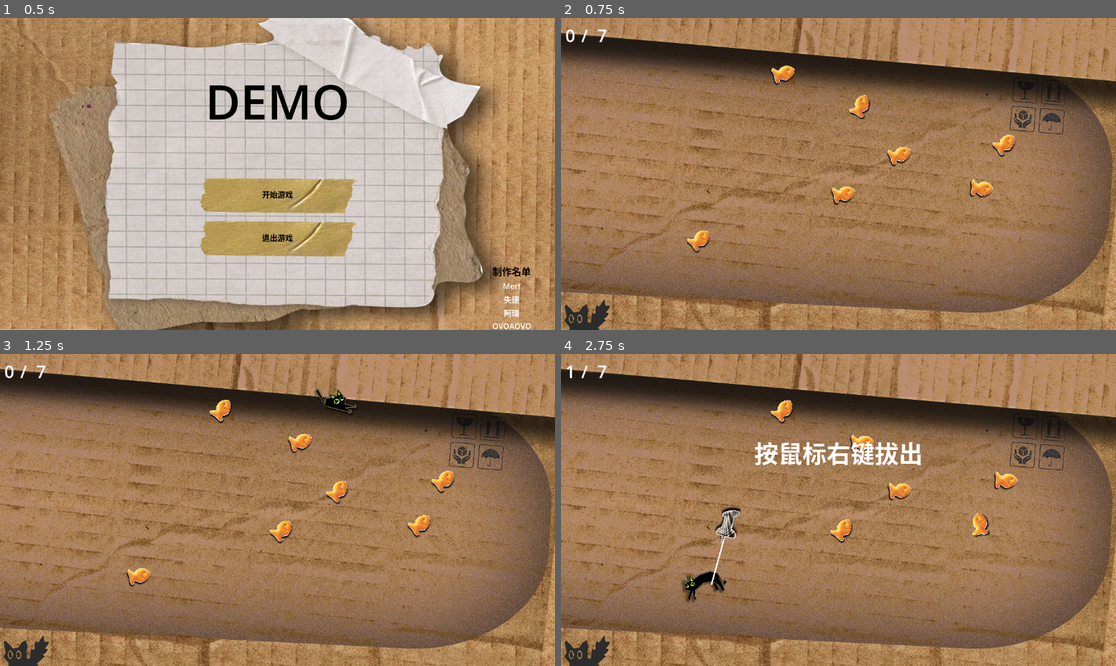
Above: before the commit, frames 1-4 (two rows, left to right).
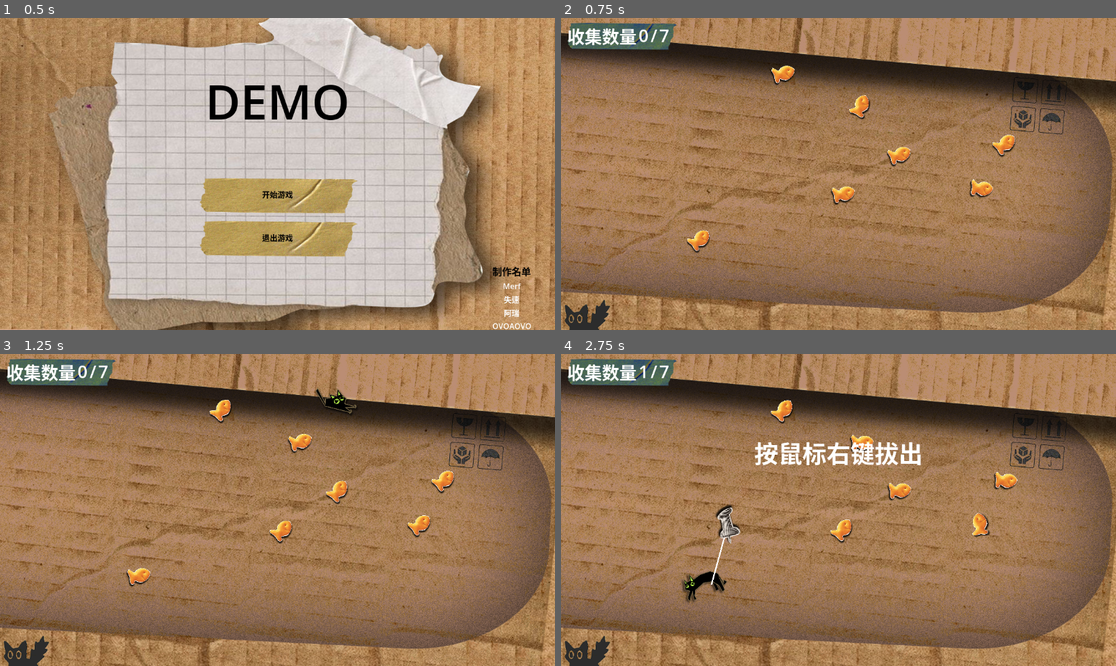
Above: after the commit, the same moments.

Repository: OVOAOVO/hajimi
Game: Godot game, scene res://level/开始界面.tscn
Two runs of this game, one before a commit and one after it. Both use one fixed random seed, a clock stepped at 60 frames per second and the inputs below. The engine's default icon, where the game draws it, is replaced by a stand-in: a white triangle on a blue panel in a dark square.
Inputs (mouse positions are in pixels of both pictures, inside the frame that each line leads up to):
- Up to frame 1 (0.5 s): no input
- Up to frame 2 (0.75 s): click "开始游戏" at 0.5 s
- Up to frame 3 (1.25 s): no input
- Up to frame 4 (2.75 s): tap Enter at 1.25 s; move the mouse to (960, 494) at 1.27 s; click (960, 494) at 1.42 s; move the mouse to (727, 525) at 2.02 s; click (727, 525) at 2.17 s

Frame 1 is identical in both runs. In frame 2, 1.6% of the frame differs, in the area x 0-21%, y 1-11%; in frame 3, 1.6%; in frame 4, 1.9%, in the area x 1-33%, y 1-61%.

Commit message:
添加字体背景图片

Diff:
--- a/prefab/countPanel.tscn
+++ b/prefab/countPanel.tscn
@@ -1,4 +1,6 @@
 [gd_scene format=3 uid="uid://bxuxqhdboqiat"]
+
+[ext_resource type="Texture2D" uid="uid://34mppb2i4hjf" path="res://assets/pressedButton.png" id="1_h8yr5"]
 
 [node name="CountPanel" type="Control" unique_id=1512344246]
 layout_mode = 3
@@ -10,23 +12,50 @@
 
 [node name="BoxContainer" type="BoxContainer" parent="." unique_id=249143396]
 layout_mode = 0
-offset_right = 95.0
+offset_right = 240.0
 offset_bottom = 64.0
 
-[node name="currentValue" type="Label" parent="BoxContainer" unique_id=652683160]
+[node name="TextureRect" type="TextureRect" parent="BoxContainer" unique_id=690963122]
 layout_mode = 2
+size_flags_horizontal = 3
+texture = ExtResource("1_h8yr5")
+expand_mode = 1
+
+[node name="Label" type="Label" parent="BoxContainer/TextureRect" unique_id=1070494582]
+layout_mode = 0
+offset_left = 4.0
+offset_top = 7.0
+offset_right = 148.0
+offset_bottom = 57.0
+theme_override_font_sizes/font_size = 36
+text = "收集数量"
+
+[node name="currentValue" type="Label" parent="BoxContainer/TextureRect" unique_id=652683160]
+layout_mode = 0
+offset_left = 152.0
+offset_top = 7.0
+offset_right = 173.0
+offset_bottom = 57.0
 size_flags_horizontal = 3
 theme_override_font_sizes/font_size = 36
 text = "0"
 
-[node name="middle" type="Label" parent="BoxContainer" unique_id=450161280]
-layout_mode = 2
+[node name="middle" type="Label" parent="BoxContainer/TextureRect" unique_id=450161280]
+layout_mode = 0
+offset_left = 177.0
+offset_top = 7.0
+offset_right = 191.0
+offset_bottom = 57.0
 size_flags_horizontal = 3
 theme_override_font_sizes/font_size = 36
 text = "/"
 
-[node name="maxValue" type="Label" parent="BoxContainer" unique_id=1315205432]
-layout_mode = 2
+[node name="maxValue" type="Label" parent="BoxContainer/TextureRect" unique_id=1315205432]
+layout_mode = 0
+offset_left = 195.0
+offset_top = 7.0
+offset_right = 216.0
+offset_bottom = 57.0
 size_flags_horizontal = 3
 theme_override_font_sizes/font_size = 36
 text = "3"
--- a/prefab/countPanelTime.tscn
+++ b/prefab/countPanelTime.tscn
@@ -1,4 +1,6 @@
 [gd_scene format=3 uid="uid://d1nxgepv7ntw4"]
+
+[ext_resource type="Texture2D" uid="uid://34mppb2i4hjf" path="res://assets/pressedButton.png" id="1_jtmb4"]
 
 [node name="CountPanelTime" type="Control" unique_id=1706515944]
 layout_mode = 3
@@ -10,27 +12,60 @@
 
 [node name="BoxContainer2" type="BoxContainer" parent="." unique_id=684052011]
 layout_mode = 0
-offset_left = 996.0
-offset_right = 1100.0
+offset_left = 919.0
+offset_right = 1159.2854
 offset_bottom = 64.0
 
-[node name="Time" type="Label" parent="BoxContainer2" unique_id=1255231945]
+[node name="TextureRect" type="TextureRect" parent="BoxContainer2" unique_id=314716779]
 layout_mode = 2
+size_flags_horizontal = 3
+texture = ExtResource("1_jtmb4")
+expand_mode = 1
+
+[node name="Time" type="Label" parent="BoxContainer2/TextureRect" unique_id=1255231945]
+layout_mode = 0
+offset_left = 4.0
+offset_top = 7.0
+offset_right = 167.0
+offset_bottom = 57.0
 theme_override_font_sizes/font_size = 36
-text = "Time: "
+text = "剩余时间: "
 
-[node name="TimeValue" type="Label" parent="BoxContainer2" unique_id=1521691318]
-layout_mode = 2
+[node name="TimeValue" type="Label" parent="BoxContainer2/TextureRect" unique_id=1521691318]
+layout_mode = 0
+offset_left = 171.0
+offset_top = 7.0
+offset_right = 172.0
+offset_bottom = 57.0
 theme_override_font_sizes/font_size = 36
 
 [node name="BoxContainer" type="BoxContainer" parent="." unique_id=385154192]
 layout_mode = 0
 offset_left = 23.0
-offset_right = 118.0
+offset_right = 253.0
 offset_bottom = 64.0
 
-[node name="currentValue" type="Label" parent="BoxContainer" unique_id=1461942967]
+[node name="TextureRect" type="TextureRect" parent="BoxContainer" unique_id=241901826]
 layout_mode = 2
+size_flags_horizontal = 3
+texture = ExtResource("1_jtmb4")
+expand_mode = 1
+
+[node name="Label" type="Label" parent="BoxContainer/TextureRect" unique_id=850441345]
+layout_mode = 0
+offset_left = 4.0
+offset_top = 7.0
+offset_right = 148.0
+offset_bottom = 57.0
+theme_override_font_sizes/font_size = 36
+text = "收集数量"
+
+[node name="currentValue" type="Label" parent="BoxContainer/TextureRect" unique_id=1461942967]
+layout_mode = 0
+offset_left = 152.0
+offset_top = 7.0
+offset_right = 173.0
+offset_bottom = 57.0
 size_flags_horizontal = 3
 theme_override_font_sizes/font_size = 36
 text = "0"
--- a/prefab/pin.tscn
+++ b/prefab/pin.tscn
@@ -1,9 +1,11 @@
 [gd_scene format=3 uid="uid://dig1ptu56oqdy"]
 
 [ext_resource type="Texture2D" uid="uid://bpralpxdgf21w" path="res://assets/pin.png" id="1_2wmrw"]
+[ext_resource type="Script" uid="uid://dpgxupfp6xoby" path="res://scripts/coinShake.gd" id="2_mfvpt"]
 
 [node name="Pin" type="Node2D" unique_id=1978261768]
 
 [node name="Sprite2D" type="Sprite2D" parent="." unique_id=467886639]
 scale = Vector2(0.15, 0.15)
 texture = ExtResource("1_2wmrw")
+script = ExtResource("2_mfvpt")
--- a/scripts/CoreLogic.gd
+++ b/scripts/CoreLogic.gd
@@ -57,7 +57,7 @@
 		coin_scene = preload("res://prefab/coin.tscn")
 
 	# 从 CountPanel 场景中查找 UI Label
-	var panel := $CanvasLayer/CountPanel/BoxContainer
+	var panel := $CanvasLayer/CountPanel/BoxContainer/TextureRect
 	if panel:
 		_current_value_label = panel.get_node_or_null("currentValue")
 		_max_value_label = panel.get_node_or_null("maxValue")
--- a/scripts/CoreLogicFirst.gd
+++ b/scripts/CoreLogicFirst.gd
@@ -63,7 +63,7 @@
 		coin_scene = preload("res://prefab/coin.tscn")
 
 	# 从 CountPanel 场景中查找 UI Label
-	var panel := $CanvasLayer/CountPanel/BoxContainer
+	var panel := $CanvasLayer/CountPanel/BoxContainer/TextureRect
 	if panel:
 		_current_value_label = panel.get_node_or_null("currentValue")
 		_max_value_label = panel.get_node_or_null("maxValue")
--- a/scripts/CoreLogicTime.gd
+++ b/scripts/CoreLogicTime.gd
@@ -62,12 +62,12 @@
 		coin_scene = preload("res://prefab/coin.tscn")
 
 	# 从 CountPanel 场景中查找 UI Label
-	var panel := $CanvasLayer/CountPanelTime/BoxContainer
+	var panel := $CanvasLayer/CountPanelTime/BoxContainer/TextureRect
 	if panel:
 		_current_value_label = panel.get_node_or_null("currentValue")
 
 	# 查找倒计时 Label
-	var panel2 := $CanvasLayer/CountPanelTime/BoxContainer2
+	var panel2 := $CanvasLayer/CountPanelTime/BoxContainer2/TextureRect
 	if panel2:
 		_time_value_label = panel2.get_node_or_null("TimeValue")
 
